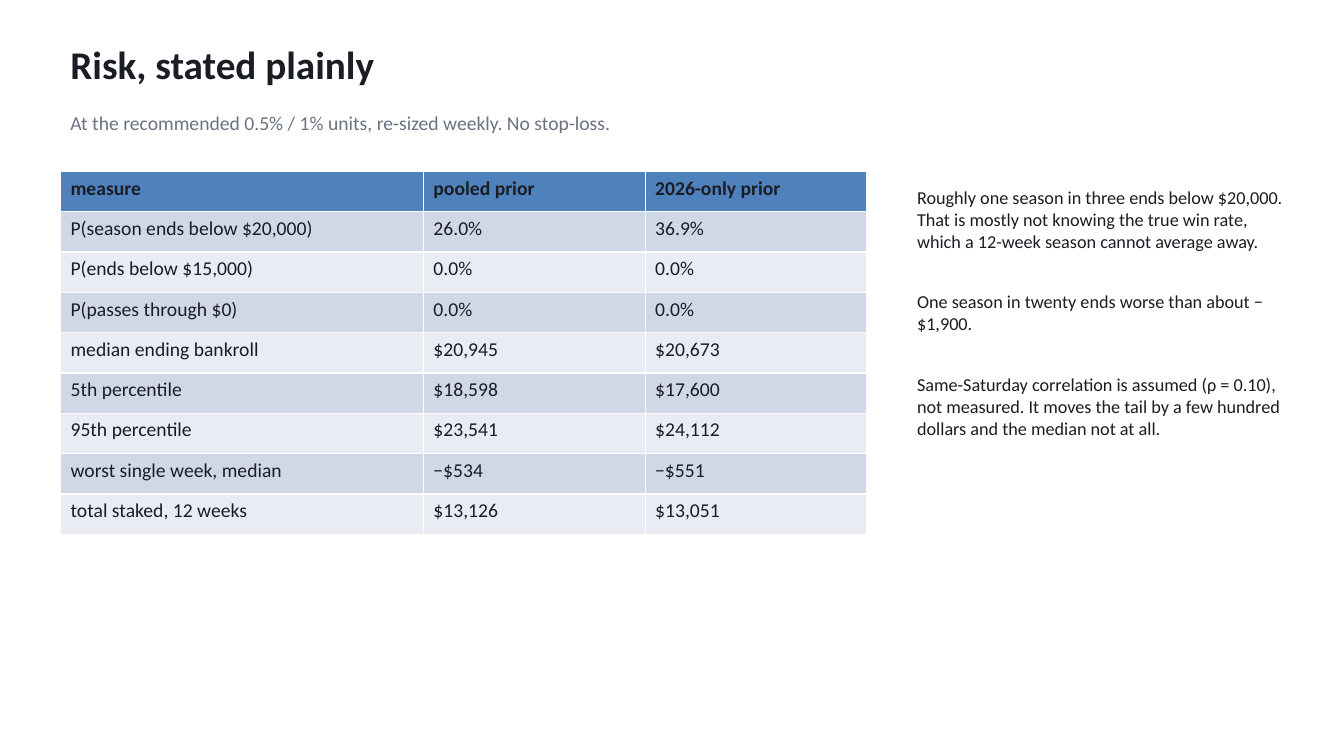
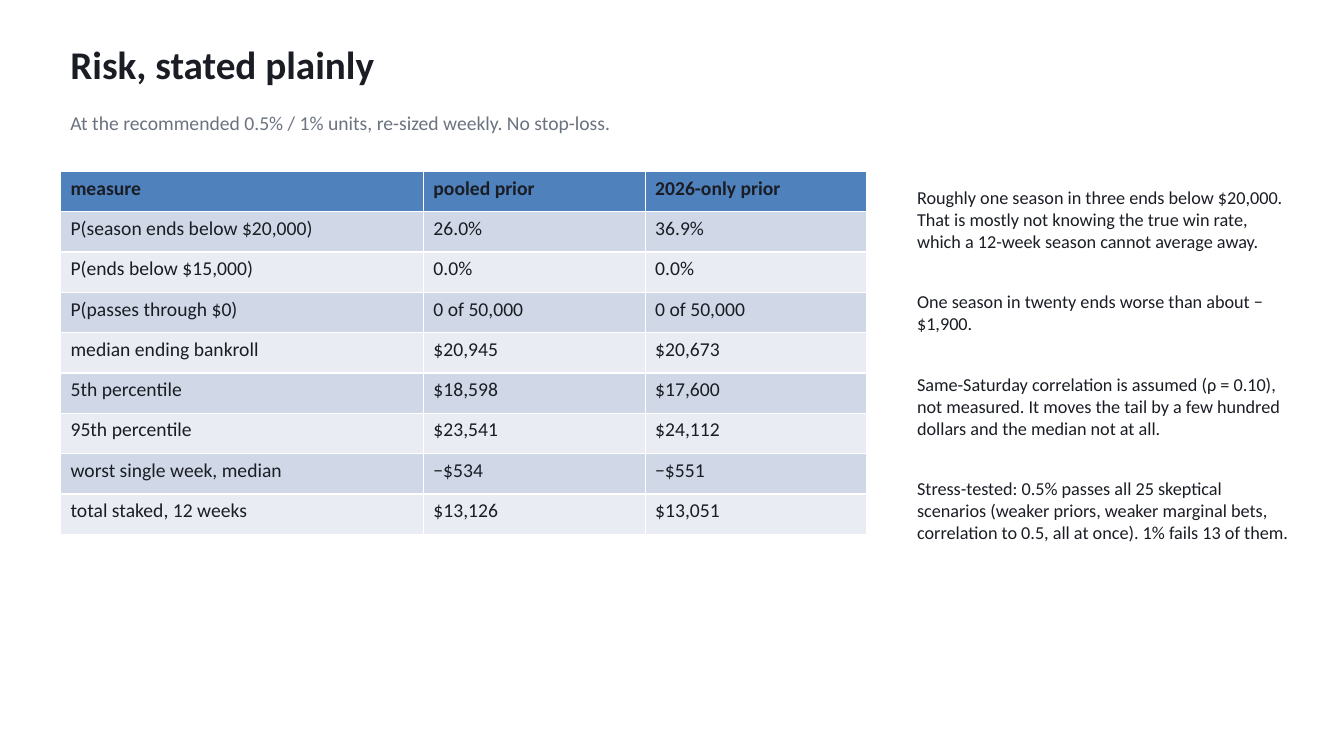
Before and after one commit to bmckelvey11/cfb-site, a slide deck: slide 7 of research/bankroll/docs/seed-bankroll-proposal-2026-09-17.pptx. Drawn at 1344x756 pixels with LibreOffice and Linux fonts; fonts in the diff are those of the drawing. Boxes give left, top, right and bottom in pixels: in the first picture for what was removed or moved away, otherwise in the second. Text is boxed around its words. In the diff, an @@ line names an element or a change of style, - is before the commit and + after.

```diff
--- a/research/bankroll/docs/seed-bankroll-proposal-2026-09-17.pptx
+++ b/research/bankroll/docs/seed-bankroll-proposal-2026-09-17.pptx
@@ table at <box>60,171,867,534</box> @@
-row 4, column 2: 0.0%
+row 4, column 2: 0 of 50,000
-row 4, column 3: 0.0%
+row 4, column 3: 0 of 50,000
@@ text at <box>917,482,1288,542</box>: paragraph added @@
+Stress-tested: 0.5% passes all 25 skeptical scenarios (weaker priors, weaker marginal bets, correlation to 0.5, all at once). 1% fails 13 of them.
```
Also in this commit, not shown: 9 other files.
